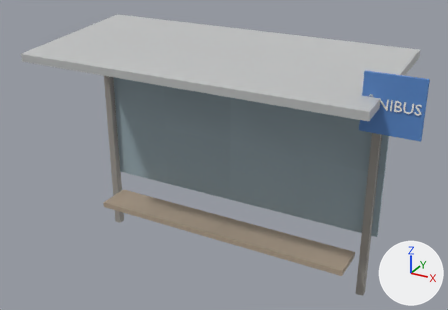
Two versions of the glTF model jogo/assets/ruinas/ponto_onibus.glb, one commit apart.
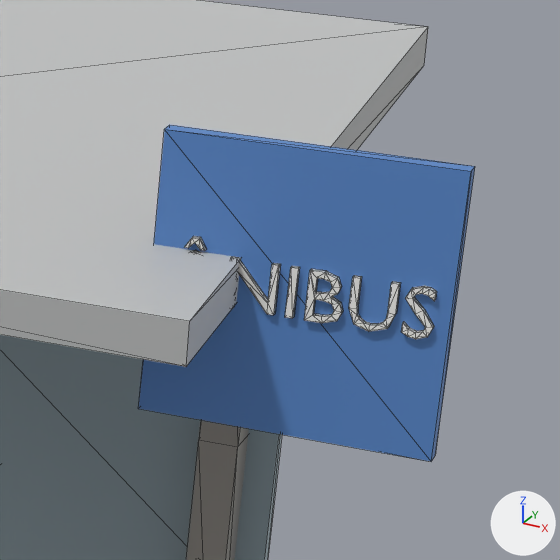
Each version appears first whole from a camera (50 mm lens) standing at (2.973, -5.016, 4.013) and looking at (0.104, 0.201, 1.405), and next in a close-up on the part from 74% to 100% of the width and 14% to 52% of the height. Every picture has the same lights, and +X, +Y and +Z are marked at lower right. The older version's two pictures come first. The close-ups show mesh edges as thin lines. Objects named as collision shapes, trigger or cutter boxes, shadow casters or lower levels of detail are left out. Where no turn or scale is listed for an object, it has been applied to the vertices. Vertices at exactly the same position are counted once.

The first close-up shows 'bus', 'fundo', 'pilares', 'placa', 'teto'.
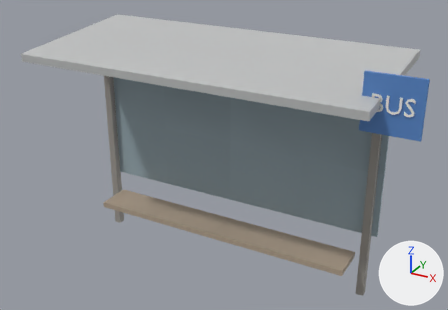
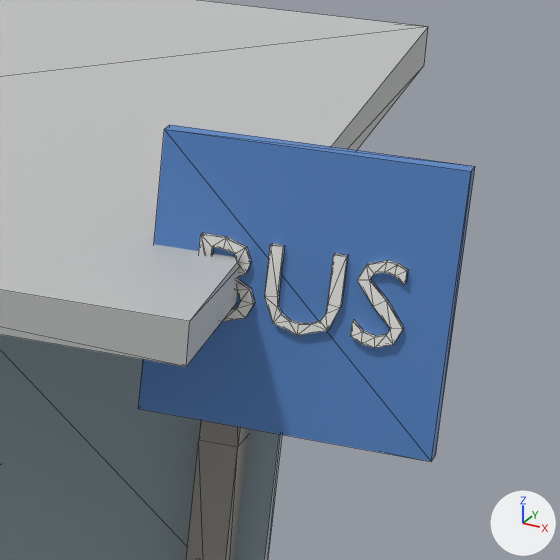
Edits to the bpy script that builds the scene:
```text
Change me_bus:
    used by ob_bus; location = (1.9, -0.32, 2.4)
    remove me_bus.from_pydata(...)  # 206 vertices, 396 faces; spans x -0.224..0.226, y -0.005..0.005, z -0.04..0.074
    add me_bus.from_pydata(...)  # 132 vertices, 260 faces; spans x -0.169..0.178, y -0.005..0.005, z -0.066..0.084
    me_bus part 1: the loose piece of 44 vertices spanning x 0.176..0.226, y -0.005..0.005, z -0.04..0.05 is scaled about its middle by (1.67, 1, 1.67), then moved by (-0.064, 0.0, 0.004)
    me_bus part 2: the loose piece of 36 vertices spanning x 0.088..0.163, y -0.005..0.005, z -0.04..0.049 is scaled about its middle by (1.67, 1, 1.67), then moved by (-0.114, 0.0, 0.003)
    me_bus part 3: the loose piece of 52 vertices spanning x 0.018..0.078, y -0.005..0.005, z -0.039..0.049 is scaled about its middle by (1.67, 1, 1.67), then moved by (-0.167, 0.0, 0.004)
    me_bus part 4: the loose piece of 20 vertices spanning x -0.115..-0.034, y -0.005..0.005, z -0.039..0.049 is deleted
    me_bus part 5: the loose piece of 14 vertices spanning x -0.195..-0.159, y -0.005..0.005, z 0.055..0.074 is deleted
    me_bus part 6: the loose piece of 8 vertices spanning x -0.014..-0.002, y -0.005..0.005, z -0.039..0.049 is deleted
    other edits to the shape of me_bus do not show in these pictures
```

Boxes (x1, y1, x2, y2) around the edits, measured in the close-ups (560 x 560 px; the box of a moved part takes in the faces that stretch with it):
'bus', reshaped (17% narrower, 12% taller)
    before: (184, 236, 437, 339)
    after: (199, 233, 408, 348)
part 1 of me_bus, moved or reshaped
    before: (401, 286, 437, 339)
    after: (351, 260, 408, 348)
part 2 of me_bus, moved or reshaped
    before: (349, 275, 401, 331)
    after: (265, 243, 348, 335)
part 3 of me_bus, moved or reshaped
    before: (304, 269, 343, 323)
    after: (199, 233, 255, 321)
part 4 of me_bus, deleted
    before: (231, 256, 281, 315)
part 5 of me_bus, deleted
    before: (184, 236, 206, 251)
part 6 of me_bus, deleted
    before: (285, 266, 300, 318)
